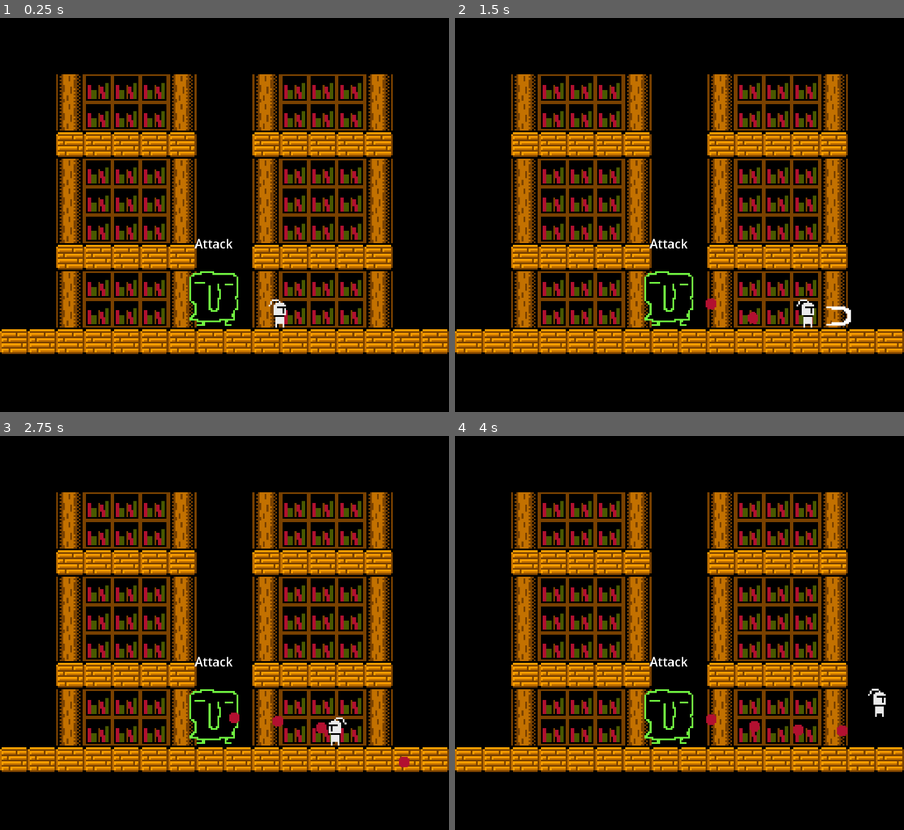
Above: before the commit, frames 1-4 (two rows, left to right).
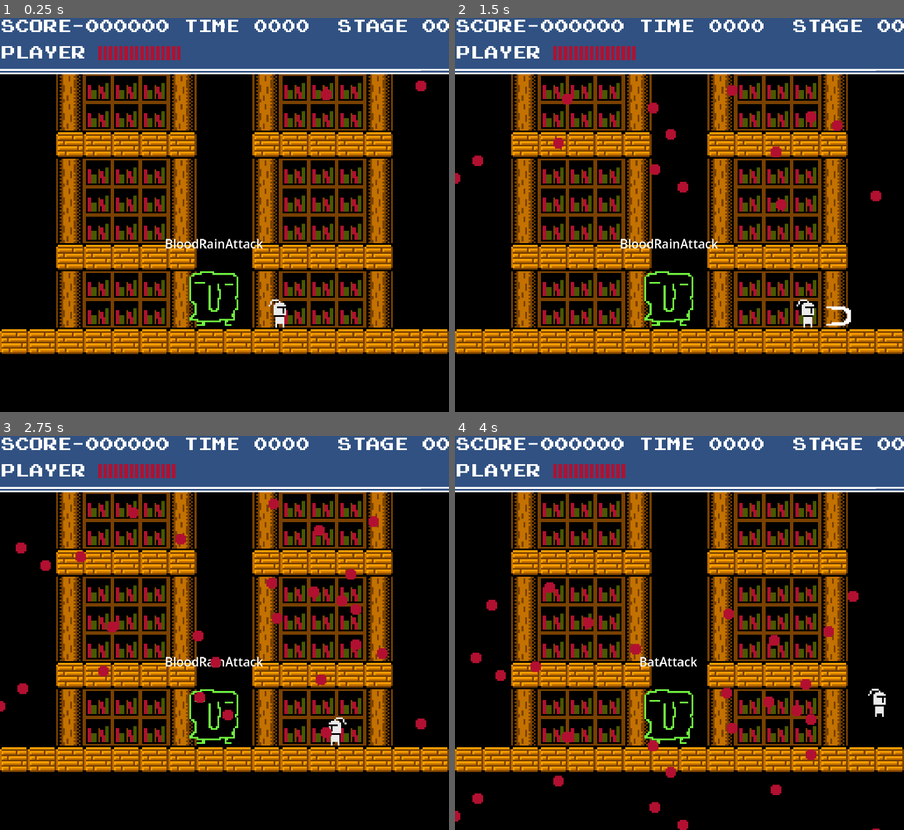
Above: after the commit, the same moments.

Repository: Octoan1/NES-Jam-2026
Game: Godot game, scene res://Levels/stationary_boss_fight.tscn
The game is run twice, just before and just after one commit, with the same random seed, the same clock (stepped at 60 frames per second) and the same inputs. This scene is started directly instead of the project's main scene.
Inputs:
- Up to frame 1 (0.25 s): no input
- Up to frame 2 (1.5 s): hold D (D_Pad_Right) from 0.53 s (still down); tap X (A_Button) at 0.6 s; tap W (D_Pad_Up) at 0.77 s; tap Z (B_Button) at 1.35 s
- Up to frame 3 (2.75 s): tap W (D_Pad_Up) at 1.52 s; release D (D_Pad_Right) at 2.03 s; hold A (D_Pad_Left) from 2.03 s (still down); tap X (A_Button) at 2.1 s
- Up to frame 4 (4 s): release A (D_Pad_Left) at 2.78 s; hold D (D_Pad_Right) from 2.78 s (still down); tap Z (B_Button) at 2.85 s; tap W (D_Pad_Up) at 3.02, 3.77 s; tap X (A_Button) at 3.6 s

The runs differ from the first frame. In frame 1, 15% of the frame differs, in the area x 0-100%, y 0-59%; in frame 2, 15%; in frame 3, 16%, in the area x 0-100%, y 0-85%; in frame 4, 16%.

Commit message:
Stationary Boss Implemented
- Near-complete implementation of the stationary boss

Diff:
--- a/Entities/Boss/StationaryBoss/attack.gd
+++ /dev/null
@@ -1,43 +0,0 @@
-extends State
-
-@export var debug_mode: bool = false
-
-# state configurations
-@export var attack_delay: float = 0.5
-@export var bullet_speed: float = 20
-# scenes
-@export var bullet_scene: PackedScene
-
-# node references
-@onready var enemy: CharacterBody2D = $"../.."
-@onready var player: CharacterBody2D
-# state nodes
-@onready var attack_timer: Timer
-
-func _ready() -> void:
-	player = get_tree().get_first_node_in_group("Player")
-	# create timer
-	attack_timer = Timer.new()
-	attack_timer.wait_time = attack_delay
-	attack_timer.timeout.connect(_on_attack_timer_timeout)
-	add_child(attack_timer)
-
-func enter() -> void:
-	if attack_timer.is_stopped():
-		attack_timer.start()
-
-func exit() -> void:
-	pass
-
-func update(_delta: float) -> void:
-	pass
-
-func _on_attack_timer_timeout() -> void:
-	# create bullet
-	var bullet: Node2D = bullet_scene.instantiate()
-	bullet.global_position = enemy.global_position
-	bullet.target = player.global_position
-	bullet.move_speed = bullet_speed
-	add_child(bullet)
-
-	pass
--- /dev/null
+++ b/Entities/Boss/StationaryBoss/bat_attack.gd
@@ -0,0 +1,72 @@
+extends State
+
+@export var debug_mode: bool = false
+
+# state configurations
+@export var attack_delay: float = 1.0
+@export var bullet_speed: float = 200
+@export var revenge_threshold: int = 5
+# scenes
+@export var bullet_scene: PackedScene
+
+# node references
+@onready var enemy: CharacterBody2D = $"../.."
+@onready var player: CharacterBody2D
+@onready var bat_right: Marker2D = $"../../BatRight"
+@onready var bat_left: Marker2D = $"../../BatLeft"
+
+# state nodes
+@onready var attack_timer: Timer
+
+# local vars
+var attack_count: int = 5
+var current_count: int
+var attacked_count: int
+
+func _ready() -> void:
+	player = get_tree().get_first_node_in_group("Player")
+	# create timer
+	attack_timer = Timer.new()
+	attack_timer.wait_time = attack_delay
+	attack_timer.timeout.connect(_on_attack_timer_timeout)
+	add_child(attack_timer)
+
+func enter() -> void:
+	current_count = 0
+	attacked_count = 0
+	if attack_timer.is_stopped():
+		attack_timer.start()
+
+func exit() -> void:
+	attack_timer.stop()
+
+
+func update(_delta: float) -> void:
+	# Transitioned.emit(self, "new_state")
+	if current_count >= attack_count:
+		attack_selection()
+	if attacked_count >= revenge_threshold:
+		Transitioned.emit(self, "RevengeAttack")
+
+func _on_attack_timer_timeout() -> void:
+	# create bullet
+	var bullet: Node2D = bullet_scene.instantiate()
+
+	if randi_range(0,1) == 0:
+		bullet.global_position = bat_right.global_position
+		bullet.target = bat_left.global_position
+	else:
+		bullet.global_position = bat_left.global_position
+		bullet.target = bat_right.global_position
+	bullet.move_speed = bullet_speed
+	add_child(bullet)
+
+	current_count += 1
+
+func attack_selection():
+	var attacks = ["BatAttack", "BloodAttack", "BloodRainAttack", "Rest"]
+	var attack_choice = attacks.pick_random()
+	Transitioned.emit(self, attack_choice)
+
+func _on_health_component_damaged() -> void:
+	attacked_count += 1
--- /dev/null
+++ b/Entities/Boss/StationaryBoss/blood_attack.gd
@@ -0,0 +1,74 @@
+extends State
+
+@export var debug_mode: bool = false
+
+# state configurations
+@export var attack_delay: float = 1
+@export var bullet_fire_delay = 0.2
+@export var bullet_spawn_delay: float = 0.1
+@export var bullet_speed: float = 100
+@export var revenge_threshold: int = 5
+# scenes
+@export var bullet_scene: PackedScene
+
+# node references
+@onready var enemy: CharacterBody2D = $"../.."
+@onready var player: CharacterBody2D
+@onready var blood_projectile_spawns: Node2D = $"../../BloodProjectileSpawns"
+
+
+
+# state nodes
+@onready var attack_timer: Timer
+@onready var spawn_timer: Timer
+
+# local vars
+var projectile_count: int = 5
+var bullets = []
+var attacked_count: int
+
+func _ready() -> void:
+	player = get_tree().get_first_node_in_group("Player")
+
+
+func enter() -> void:
+	# add 5 projectiles, each with their unique spawn coords
+	bullets = []
+	attacked_count = 0
+
+	for spawn in blood_projectile_spawns.get_children():
+		print(spawn)
+		var bullet: Node2D = bullet_scene.instantiate()
+		bullet.global_position = spawn.global_position
+		#bullet.target = player.global_position
+		bullet.move_speed = 0
+		bullets.append(bullet)
+
+		await get_tree().create_timer(bullet_spawn_delay).timeout
+		add_child(bullet)
+
+	await get_tree().create_timer(attack_delay).timeout
+
+	# after all have been spawned, fire them out one by one
+	for i in range(projectile_count):
+		print("fire!")
+		bullets[i].direction = bullets[i].global_position.direction_to(player.global_position)
+		bullets[i].move_speed = bullet_speed
+		await get_tree().create_timer(bullet_fire_delay).timeout
+
+	attack_selection()
+
+func exit() -> void:
+	pass
+
+func update(_delta: float) -> void:
+	if attacked_count >= revenge_threshold:
+		Transitioned.emit(self, "RevengeAttack")
+
+func attack_selection():
+	var attacks = ["BatAttack", "BloodAttack", "BloodRainAttack", "Rest"]
+	var attack_choice = attacks.pick_random()
+	Transitioned.emit(self, attack_choice)
+
+func _on_health_component_damaged() -> void:
+	attacked_count += 1
--- /dev/null
+++ b/Entities/Boss/StationaryBoss/blood_rain_attack.gd
@@ -0,0 +1,75 @@
+extends State
+
+@export var debug_mode: bool = false
+
+# state configurations
+@export var attack_delay: float = 0.1
+@export var bullet_speed: float = 50
+@export var revenge_threshold: int = 3
+@export var projectile_count: int = 30
+# scenes
+@export var bullet_scene: PackedScene
+
+# node references
+@onready var enemy: CharacterBody2D = $"../.."
+@onready var player: CharacterBody2D
+@onready var rain_left: Marker2D = $"../../RainLeft"
+@onready var rain_right: Marker2D = $"../../RainRight"
+
+
+# state nodes
+@onready var attack_timer: Timer
+@onready var spawn_timer: Timer
+
+# local vars
+var attacked_count: int
+var current_count: int
+
+func _ready() -> void:
+	player = get_tree().get_first_node_in_group("Player")
+	# create timer
+	attack_timer = Timer.new()
+	attack_timer.wait_time = attack_delay
+	attack_timer.timeout.connect(_on_attack_timer_timeout)
+	add_child(attack_timer)
+
+func enter() -> void:
+	current_count = 0
+	attacked_count = 0
+	if attack_timer.is_stopped():
+		attack_timer.start()
+
+func exit() -> void:
+	attack_timer.stop()
+
+
+func update(_delta: float) -> void:
+	# Transitioned.emit(self, "new_state")
+	if current_count >= projectile_count:
+		attack_selection()
+	if attacked_count >= revenge_threshold:
+		Transitioned.emit(self, "RevengeAttack")
+
+func _on_attack_timer_timeout() -> void:
+	# create bullet
+	var bullet: Node2D = bullet_scene.instantiate()
+
+	var bullet_x = randi_range(rain_left.global_position.x, rain_right.global_position.x)
+	var bullet_y = rain_left.global_position.y
+	bullet.global_position = Vector2(bullet_x, bullet_y)
+
+	bullet.target = Vector2(bullet_x, bullet_y + 10)
+
+	bullet.move_speed = bullet_speed
+	add_child(bullet)
+
+	current_count += 1
+
+func attack_selection():
+	var attacks = ["BatAttack", "BloodAttack", "BloodRainAttack", "Rest"]
+	var attack_choice = attacks.pick_random()
+	Transitioned.emit(self, attack_choice)
+
+# connect this
+func _on_health_component_damaged() -> void:
+	attacked_count += 1
--- /dev/null
+++ b/Entities/Boss/StationaryBoss/rest.gd
@@ -0,0 +1,61 @@
+extends State
+
+@export var debug_mode: bool = false
+
+# state configurations
+@export var rest_length: float = 5.0
+@export var revenge_threshold: int = 5
+
+
+# node references
+@onready var enemy: CharacterBody2D = $"../.."
+@onready var player: CharacterBody2D
+
+# state nodes
+@onready var rest_timer: Timer
+
+# local vars
+var attacked_count: int
+
+func _ready() -> void:
+	player = get_tree().get_first_node_in_group("Player")
+	# create timer
+	rest_timer = Timer.new()
+	rest_timer.wait_time = rest_length
+	rest_timer.timeout.connect(_on_rest_timer_timeout)
+	add_child(rest_timer)
+
+func enter() -> void:
+	attacked_count = 0
+	if rest_timer.is_stopped():
+		rest_timer.start()
+
+func exit() -> void:
+	rest_timer.stop()
+	pass
+
+
+func update(_delta: float) -> void:
+	# Transitioned.emit(self, "new_state")
+	if attacked_count >= revenge_threshold:
+		Transitioned.emit(self, "RevengeAttack")
+
+func _on_rest_timer_timeout() -> void:
+	var attack_choice = randi_range(0, 2)
+	if attack_choice == 0:
+		#Transitioned.emit(self, "bat_attack")
+		pass
+	elif attack_choice == 1:
+		#Transitioned.emit(self, "blood_attack")
+		pass
+
+	attack_selection()
+
+
+func _on_health_component_damaged() -> void:
+	attacked_count += 1
+
+func attack_selection():
+	var attacks = ["BatAttack", "BloodAttack", "BloodRainAttack"]
+	var attack_choice = attacks.pick_random()
+	Transitioned.emit(self, attack_choice)
--- /dev/null
+++ b/Entities/Boss/StationaryBoss/revenge_attack.gd
@@ -0,0 +1,73 @@
+extends State
+
+@export var debug_mode: bool = false
+
+# state configurations
+@export var attack_charge: float = 1.0
+@export var attack_duration: float = 0.5
+
+# node references
+@onready var enemy: CharacterBody2D = $"../.."
+@onready var player: CharacterBody2D
+@onready var revenge_hitbox: HitboxComponent = $"../../RevengeHitbox"
+@onready var revenge_sprite: Sprite2D = $"../../RevengeHitbox/RevengeSprite"
+
+
+# state nodes
+@onready var charge_timer: Timer
+@onready var attack_timer: Timer
+
+# local vars
+var attacked_count: int
+
+func _ready() -> void:
+	revenge_hitbox.monitoring = false
+
+	player = get_tree().get_first_node_in_group("Player")
+	# create timer
+	charge_timer = Timer.new()
+	charge_timer.wait_time = attack_charge
+	charge_timer.timeout.connect(_on_charge_timer_timeout)
+
+	attack_timer = Timer.new()
+	attack_timer.wait_time = attack_duration
+	attack_timer.timeout.connect(_on_attack_timer_timeout)
+
+	add_child(charge_timer)
+	add_child(attack_timer)
+
+func enter() -> void:
+	if charge_timer.is_stopped():
+		charge_timer.start()
+
+func exit() -> void:
+	attack_timer.stop()
+	revenge_sprite.hide()
+	revenge_hitbox.monitoring = false
+
+
+func update(_delta: float) -> void:
+	# Transitioned.emit(self, "new_state")
+	pass
+
+func _on_charge_timer_timeout() -> void:
+	charge_timer.stop()
+	revenge_hitbox.scale = Vector2.ZERO
+
+	revenge_sprite.show()
+	revenge_hitbox.monitoring = true
+
+	var tween = create_tween()
+
+	tween.tween_property(revenge_hitbox, "scale", Vector2.ONE, attack_duration).set_trans(Tween.TRANS_QUAD).set_ease(Tween.EASE_OUT)
+
+	attack_timer.start()
+
+func _on_attack_timer_timeout() -> void:
+	attack_selection()
+
+
+func attack_selection():
+	var attacks = ["BatAttack", "BloodAttack", "BloodRainAttack"]
+	var attack_choice = attacks.pick_random()
+	Transitioned.emit(self, attack_choice)
--- a/Entities/Boss/StationaryBoss/stationary_boss.tscn
+++ b/Entities/Boss/StationaryBoss/stationary_boss.tscn
@@ -7,8 +7,13 @@
 [ext_resource type="Shader" uid="uid://blmvfgvk3bx8a" path="res://Entities/flash_color.gdshader" id="3_u51qa"]
 [ext_resource type="Script" uid="uid://b1c4qcf1gisb4" path="res://Scripts/Components/hitbox_component.gd" id="4_yaibl"]
 [ext_resource type="Script" uid="uid://cfv7usv2c3fyj" path="res://Scripts/Components/state_machine.gd" id="6_jhid3"]
-[ext_resource type="Script" uid="uid://cl2bneq34l7gv" path="res://Entities/Boss/StationaryBoss/attack.gd" id="7_yaibl"]
+[ext_resource type="Texture2D" uid="uid://1iltet1xnhom" path="res://placeholder_tilemap.png" id="7_c6y7k"]
+[ext_resource type="Script" uid="uid://cl2bneq34l7gv" path="res://Entities/Boss/StationaryBoss/bat_attack.gd" id="7_yaibl"]
 [ext_resource type="PackedScene" uid="uid://cdqa3e0wafdb6" path="res://Entities/Boss/StationaryBoss/bullet.tscn" id="8_woq1o"]
+[ext_resource type="Script" uid="uid://w2uowg72iris" path="res://Entities/Boss/StationaryBoss/rest.gd" id="10_mvkti"]
+[ext_resource type="Script" uid="uid://i1j56wrtl6ii" path="res://Entities/Boss/StationaryBoss/revenge_attack.gd" id="11_xrruc"]
+[ext_resource type="Script" uid="uid://btcip4yfmh80r" path="res://Entities/Boss/StationaryBoss/blood_attack.gd" id="13_0xfau"]
+[ext_resource type="Script" uid="uid://dcproeks5n0ga" path="res://Entities/Boss/StationaryBoss/blood_rain_attack.gd" id="14_k4ubn"]
 
 [sub_resource type="ShaderMaterial" id="ShaderMaterial_mvkti"]
 shader = ExtResource("3_u51qa")
@@ -23,6 +28,8 @@
 
 [sub_resource type="RectangleShape2D" id="RectangleShape2D_o1jj8"]
 size = Vector2(25, 30)
+
+[sub_resource type="CircleShape2D" id="CircleShape2D_xrruc"]
 
 [sub_resource type="LabelSettings" id="LabelSettings_u51qa"]
 font_size = 7
@@ -74,6 +81,23 @@
 shape = SubResource("RectangleShape2D_o1jj8")
 debug_color = Color(1, 0, 0, 0.42000002)
 
+[node name="RevengeHitbox" type="Area2D" parent="." unique_id=1033769106]
+collision_mask = 2
+monitoring = false
+script = ExtResource("4_yaibl")
+metadata/_custom_type_script = "uid://b1c4qcf1gisb4"
+
+[node name="CollisionShape2D" type="CollisionShape2D" parent="RevengeHitbox" unique_id=818597423]
+scale = Vector2(7, 7)
+shape = SubResource("CircleShape2D_xrruc")
+
+[node name="RevengeSprite" type="Sprite2D" parent="RevengeHitbox" unique_id=400118979]
+visible = false
+scale = Vector2(3.415, 3.415)
+texture = ExtResource("7_c6y7k")
+region_enabled = true
+region_rect = Rect2(3.9351406, 51.938484, 41.164, 41.109184)
+
 [node name="DebugStateLabel" type="Label" parent="." unique_id=12194789]
 offset_left = -29.0
 offset_top = -36.0
@@ -92,14 +116,67 @@
 label_settings = SubResource("LabelSettings_mvkti")
 horizontal_alignment = 1
 
+[node name="BatRight" type="Marker2D" parent="." unique_id=1983369877]
+position = Vector2(128, 12)
+
+[node name="BatLeft" type="Marker2D" parent="." unique_id=274926536]
+position = Vector2(-128, 12)
+
+[node name="BloodProjectileSpawns" type="Node2D" parent="." unique_id=1719833919]
+
+[node name="Spawn1" type="Marker2D" parent="BloodProjectileSpawns" unique_id=24114749]
+position = Vector2(-15, -40)
+
+[node name="Spawn2" type="Marker2D" parent="BloodProjectileSpawns" unique_id=1219276179]
+position = Vector2(-10, -45)
+
+[node name="Spawn3" type="Marker2D" parent="BloodProjectileSpawns" unique_id=1882472317]
+position = Vector2(0, -50)
+
+[node name="Spawn4" type="Marker2D" parent="BloodProjectileSpawns" unique_id=1708254905]
+position = Vector2(10, -45)
+
+[node name="Spawn5" type="Marker2D" parent="BloodProjectileSpawns" unique_id=1775393999]
+position = Vector2(15, -40)
+
+[node name="RainLeft" type="Marker2D" parent="." unique_id=1668647656]
+position = Vector2(-124, -122)
+
+[node name="RainRight" type="Marker2D" parent="." unique_id=1058634107]
+position = Vector2(124, -122)
+
 [node name="StateMachine" type="Node" parent="." unique_id=1459848849 node_paths=PackedStringArray("debug_state_label", "initial_state")]
 script = ExtResource("6_jhid3")
 show_state_label = true
 debug_state_label = NodePath("../DebugStateLabel")
-initial_state = NodePath("Attack")
+initial_state = NodePath("BloodRainAttack")
 metadata/_custom_type_script = "uid://cfv7usv2c3fyj"
 
-[node name="Attack" type="Node" parent="StateMachine" unique_id=115041271]
+[node name="BatAttack" type="Node" parent="StateMachine" unique_id=115041271]
 script = ExtResource("7_yaibl")
-bullet_speed = 50.0
+revenge_threshold = 3
 bullet_scene = ExtResource("8_woq1o")
+
+[node name="Rest" type="Node" parent="StateMachine" unique_id=1845242707]
+script = ExtResource("10_mvkti")
+metadata/_custom_type_script = "uid://h0kbpsyv03kx"
+
+[node name="RevengeAttack" type="Node" parent="StateMachine" unique_id=2143178581]
+script = ExtResource("11_xrruc")
+metadata/_custom_type_script = "uid://h0kbpsyv03kx"
+
+[node name="BloodAttack" type="Node" parent="StateMachine" unique_id=544768404]
+script = ExtResource("13_0xfau")
+revenge_threshold = 3
+bullet_scene = ExtResource("8_woq1o")
+metadata/_custom_type_script = "uid://h0kbpsyv03kx"
+
+[node name="BloodRainAttack" type="Node" parent="StateMachine" unique_id=807159372]
+script = ExtResource("14_k4ubn")
+bullet_scene = ExtResource("8_woq1o")
+metadata/_custom_type_script = "uid://h0kbpsyv03kx"
+
+[connection signal="damaged" from="HealthComponent" to="StateMachine/BatAttack" method="_on_health_component_damaged"]
+[connection signal="damaged" from="HealthComponent" to="StateMachine/Rest" method="_on_health_component_damaged"]
+[connection signal="damaged" from="HealthComponent" to="StateMachine/BloodAttack" method="_on_health_component_damaged"]
+[connection signal="damaged" from="HealthComponent" to="StateMachine/BloodRainAttack" method="_on_health_component_damaged"]
--- a/Levels/stationary_boss_fight.tscn
+++ b/Levels/stationary_boss_fight.tscn
@@ -3,6 +3,7 @@
 [ext_resource type="PackedScene" uid="uid://b62homr3m681t" path="res://PLACEHOLDER_tile_map_layer.tscn" id="1_tpsv4"]
 [ext_resource type="PackedScene" uid="uid://by4tvphhwvb7i" path="res://Entities/Boss/StationaryBoss/stationary_boss.tscn" id="2_i5bj2"]
 [ext_resource type="PackedScene" uid="uid://buxpwecnlehmm" path="res://Entities/Player/Player.tscn" id="3_6c1ox"]
+[ext_resource type="PackedScene" uid="uid://cqas1sibe4giw" path="res://UI/HUD/hud.tscn" id="4_kjcvm"]
 
 [node name="StationaryBossFight" type="Node2D" unique_id=1526820607]
 
@@ -20,3 +21,7 @@
 
 [node name="Player" parent="." unique_id=316049185 instance=ExtResource("3_6c1ox")]
 position = Vector2(159, 164)
+
+[node name="CanvasLayer" type="CanvasLayer" parent="." unique_id=556344162]
+
+[node name="HUD" parent="CanvasLayer" unique_id=1189236771 instance=ExtResource("4_kjcvm")]
Renamed: Entities/Boss/StationaryBoss/attack.gd.uid -> Entities/Boss/StationaryBoss/bat_attack.gd.uid
Not shown, added: Entities/Boss/StationaryBoss/blood_attack.gd.uid
Not shown, added: Entities/Boss/StationaryBoss/blood_rain_attack.gd.uid
Not shown, added: Entities/Boss/StationaryBoss/rest.gd.uid
Not shown, added: Entities/Boss/StationaryBoss/revenge_attack.gd.uid
